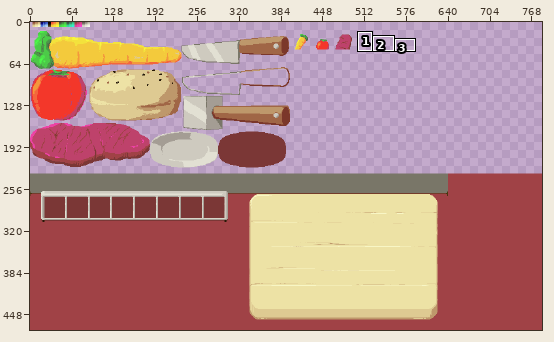
Sprite sheet: png/ing.png. Above, an overview of the earlier version with the close-up marked.
Close-up. Before the edit:
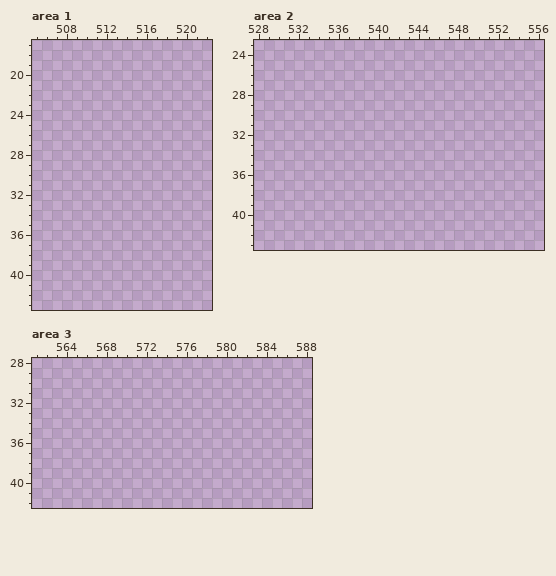
The file is 784x472 pixels. Colours within 5 levels of each other are drawn and written as one. Shown: area 1: x 505..522, y 17..43; area 2: x 528..556, y 23..43; area 3: x 561..588, y 28..42. The commit also changed other parts of the picture, which this record leaves out.
The result:
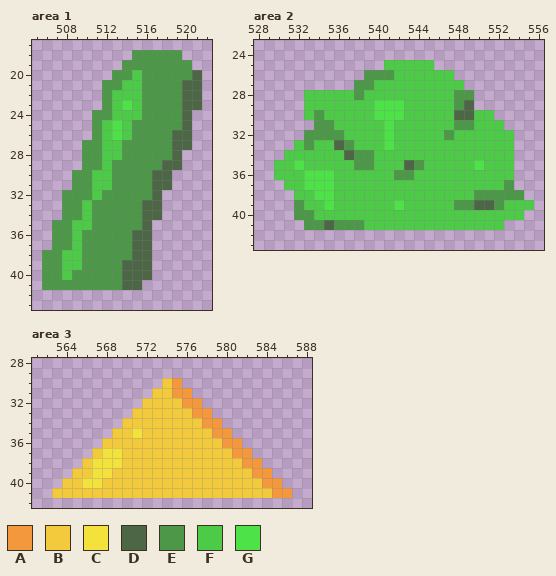
Palette (. is transparent): A #f3983c  B #f3ca3c  C #f3e23c  D #4c6646  E #4c9848  F #4cca48  G #4ce248
The exact change:
Area 1:
y 18: x 515..519 ..... -> EEEEE
y 19: x 514..520 ....... -> EEEEEEE
y 20: x 513..521 ......... -> EEFEEEEED
y 21: x 512..521 .......... -> EEFFEEEEDD
y 22: x 512..521 .......... -> EFFFEEEEDD
y 23: x 512..521 .......... -> EFGFEEEEDD
y 24: x 511..520 .......... -> EEFFFEEEED
y 25: x 511..520 .......... -> EFGFEEEEED
y 26: x 511..520 .......... -> EFGFEEEEDD
y 27: x 510..520 ........... -> EEFFEEEEEDD
y 28: x 510..519 .......... -> EEFFEEEEED
y 29: x 510..519 .......... -> EEFEEEEEDD
y 30..31: x 509..518 .......... -> EEFFEEEEDD
y 32: x 508..517 .......... -> EEEFEEEEED
y 33..34: x 508..517 .......... -> EEFEEEEEDD
y 35: x 507..516 .......... -> EEFFEEEEED
y 36..37: x 507..516 .......... -> EEFEEEEEDD
y 38: x 506..516 ........... -> EEFFEEEEEDD
y 39: x 506..516 ........... -> EEFFEEEEDDD
y 40: x 506..516 ........... -> EEFEEEEEDDD
y 41: x 506..515 .......... -> EEEEEEEEDD
Area 2:
y 25: x 541..545 ..... -> FFFFF
y 26: x 539..547 ......... -> EEEFFFFFF
y 27: x 538..548 ........... -> EEFFFFFFFFF
y 28: x 533..549 ................. -> FFFFFEFFFFFFFFFEE
y 29: x 533..549 ................. -> FFFFFFFGGGFFFFFED
y 30: x 533..551 ................... -> FEFFFFFGGGFFFFFDDFF
y 31: x 534..552 ................... -> EEFFFFFGFFFFFFEEFFF
y 32: x 533..553 ..................... -> EEEEFFFFGFFFFFEFFFFFF
y 33: x 532..553 ...................... -> FEFFDEFFFGFFFFFFFFFFFF
y 34: x 531..553 ....................... -> FFFFFFDEEFFFFFFFFFFFFFF
y 35: x 530..553 ........................ -> FFGFFFFFEEFFFDEFFFFFGFFF
y 36: x 530..553 ........................ -> FFFGGGFFFFFFEEFFFFFFFFFF
y 37: x 531..553 ....................... -> FFGGGFFFFFFFFFFFFFFFFFE
y 38: x 532..554 ....................... -> FFGGFFFFFFFFFFFFFFEEEEE
y 39: x 532..555 ........................ -> EFFGFFFFFFGFFFFFEEDDEFFF
y 40: x 532..554 ....................... -> EEFFFFFFFFFFFFFFFFFFFFF
y 41: x 533..552 .................... -> EEDEEEFFFFFFFFFFFFFF
Area 3:
y 30: x 574..575 .. -> BA
y 31: x 573..576 .... -> BBAA
y 32: x 572..577 ...... -> BBBBAA
y 33: x 571..578 ........ -> BBBBBBAA
y 34: x 570..579 .......... -> BBBBBBBBAA
y 35: x 569..580 ............ -> BBCBBBBBBBAA
y 36: x 568..581 .............. -> BBBBBBBBBBBBAA
y 37: x 567..582 ................ -> BCCBBBBBBBBBBBAA
y 38: x 566..583 .................. -> BCCCBBBBBBBBBBBBAA
y 39: x 565..584 .................... -> BBCCBBBBBBBBBBBBBBAA
y 40: x 564..585 ...................... -> BBCCBBBBBBBBBBBBBBBBAA
y 41: x 563..586 ........................ -> BBBBBBBBBBBBBBBBBBBBBBAA
Where, in picture pixels (left, top, right, bottom), the same in both close-ups:
added: (42, 50, 202, 290)
added: (274, 60, 534, 230)
added: (52, 378, 292, 498)
